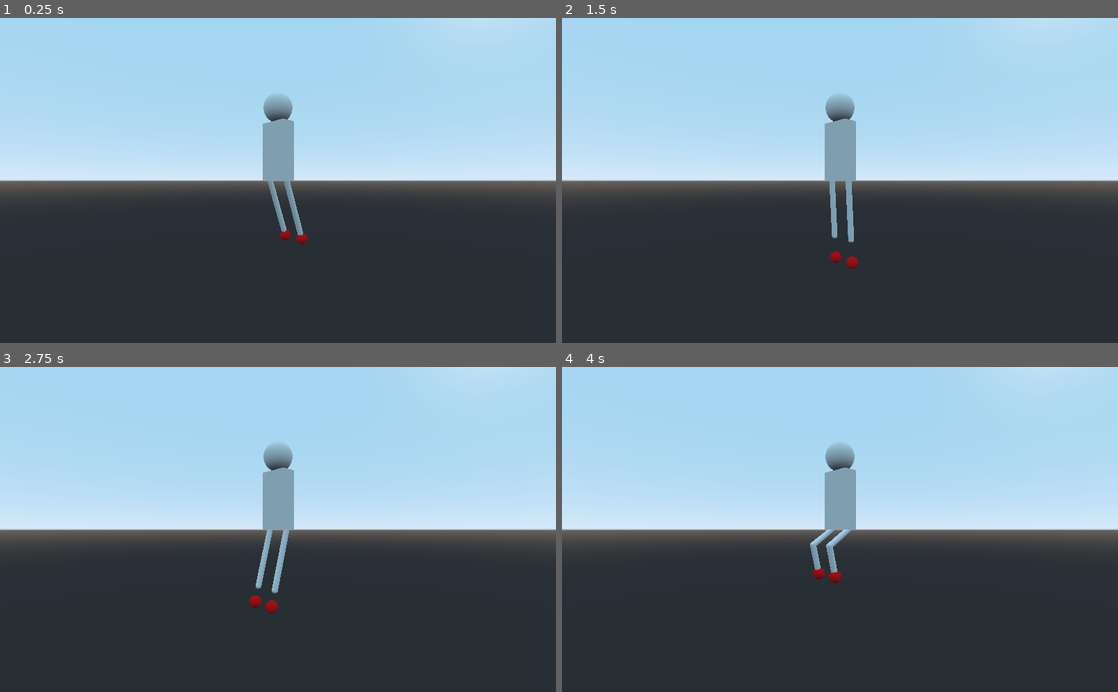
Above: before the commit, frames 1-4 (two rows, left to right).
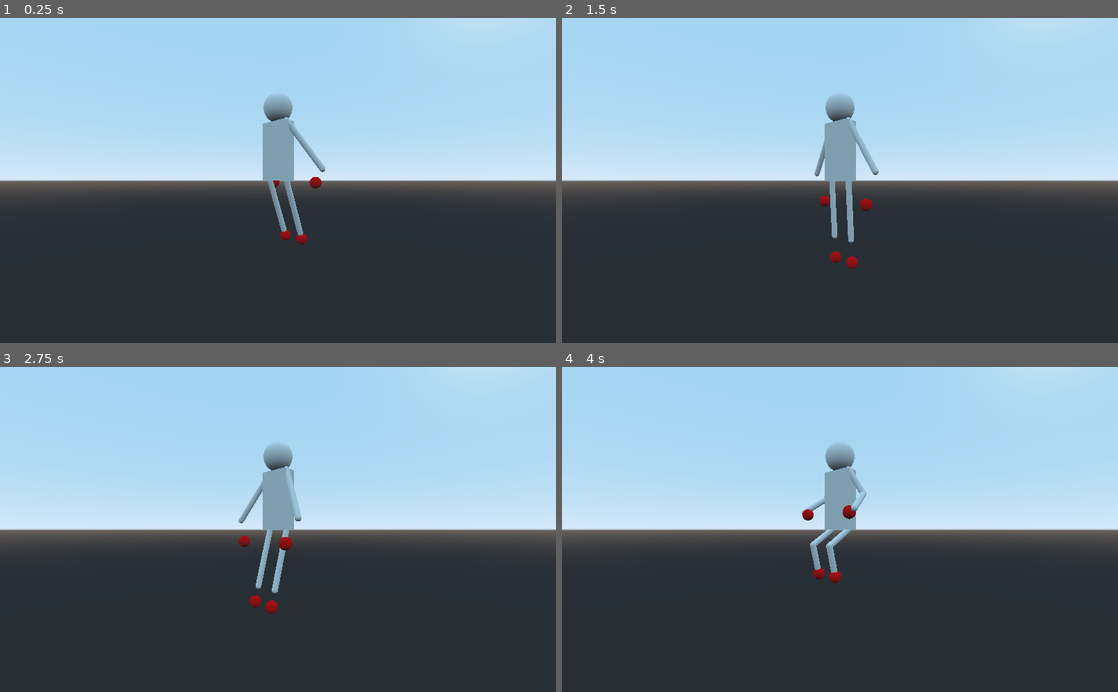
Above: after the commit, the same moments.

Repository: ogilliland/football-game
Game: Godot game, scene res://scenes/game.tscn
Two runs of this game, one before a commit and one after it. Both use one fixed random seed, a clock stepped at 60 frames per second and the inputs below.
Inputs:
- Up to frame 1 (0.25 s): no input
- Up to frame 2 (1.5 s): no input
- Up to frame 3 (2.75 s): no input
- Up to frame 4 (4 s): no input

The runs differ from the first frame. In frame 1, 0.3% of the frame differs, in the area x 49-59%, y 30-53%; in frame 2, 0.4%; in frame 3, 0.4%, in the area x 42-55%, y 30-57%; in frame 4, 0.3%.

Commit message:
Add arms

Diff:
--- a/scenes/character.tscn
+++ b/scenes/character.tscn
@@ -30,6 +30,12 @@
 [node name="RightFootTarget" parent="Body" instance=ExtResource( 2 )]
 transform = Transform( 1, 0, 0, 0, 1, 0, 0, 0, 1, 0.1, 0, 0 )
 
+[node name="LeftHandTarget" parent="Body" instance=ExtResource( 2 )]
+transform = Transform( 1, 0, 0, 0, 1, 0, 0, 0, 1, -0.25, 0.5, 0 )
+
+[node name="RightHandTarget" parent="Body" instance=ExtResource( 2 )]
+transform = Transform( 1, 0, 0, 0, 1, 0, 0, 0, 1, 0.25, 0.5, 0 )
+
 [node name="LeftLeg" parent="." instance=ExtResource( 1 )]
 transform = Transform( 1, 0, 0, 0, 1, 0, 0, 0, 1, -0.1, 0.5, 0 )
 target = NodePath("../Body/LeftFootTarget")
@@ -37,3 +43,11 @@
 [node name="RightLeg" parent="." instance=ExtResource( 1 )]
 transform = Transform( 1, 0, 0, 0, 1, 0, 0, 0, 1, 0.1, 0.5, 0 )
 target = NodePath("../Body/RightFootTarget")
+
+[node name="LeftArm" parent="." instance=ExtResource( 1 )]
+transform = Transform( -0.866025, 0.5, -8.74228e-08, 0.5, 0.866025, 0, 7.57103e-08, -4.37114e-08, -1, -0.1, 1, 0 )
+target = NodePath("../Body/LeftHandTarget")
+
+[node name="RightArm" parent="." instance=ExtResource( 1 )]
+transform = Transform( -0.866025, -0.5, -8.74228e-08, -0.5, 0.866025, 0, 7.57103e-08, 4.37114e-08, -1, 0.1, 1, 0 )
+target = NodePath("../Body/RightHandTarget")
--- a/scripts/ik_target.gd
+++ b/scripts/ik_target.gd
@@ -1,5 +1,10 @@
 extends Position3D
 
+var start_pos: Vector3
+
+func _ready() -> void:
+	start_pos = translation
+
 func _physics_process(_delta: float) -> void:
-	translation.y = 0.2 * sin(OS.get_ticks_msec() * 0.001)
-	translation.z = 0.2 * cos(OS.get_ticks_msec() * 0.001)
+	translation.y = start_pos.y + 0.2 * sin(OS.get_ticks_msec() * 0.001)
+	translation.z = start_pos.z + 0.2 * cos(OS.get_ticks_msec() * 0.001)
